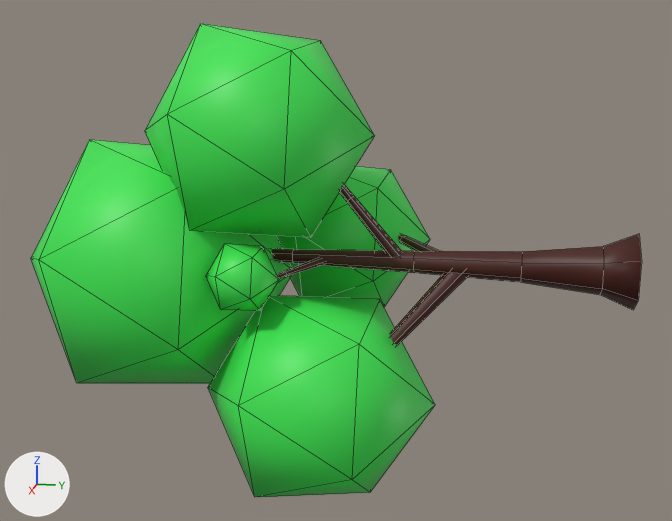
Two versions of the FBX model Learn-DOTS-City-Builder/Assets/3DModels/Trees/Tree_04.fbx, one commit apart.
Before and after are seen from a camera (50 mm lens) standing at (-2.168, -0.103, 0.206) and looking at (-3.02, -0.273, -0.007). Lighting does not change. The marker at lower left points along +X, +Y and +Z. The picture after the commit comes second. Mesh edges are drawn as thin lines. Where no turn or scale is listed for an object, it has been applied to the vertices.

Before the edit, the objects in view are built like this:
```python
me_cylinder_005 = bpy.data.meshes.new('Cylinder.005')
me_cylinder_005.from_pydata(...)  # 168 vertices, 184 faces; spans x -0.173..0.138, y -0.588..0.0, z -0.216..0.213
# faces by material slot: [84, 100]
me_cylinder_005.materials.append(mat_tronc)  # dark red #47160a
me_cylinder_005.materials.append(mat_leaves)  # green #3ee753
ob_tree_04 = bpy.data.objects.new('Tree_04', me_cylinder_005)
ob_tree_04.location = (-3.0, 0.0, 0.0)
```
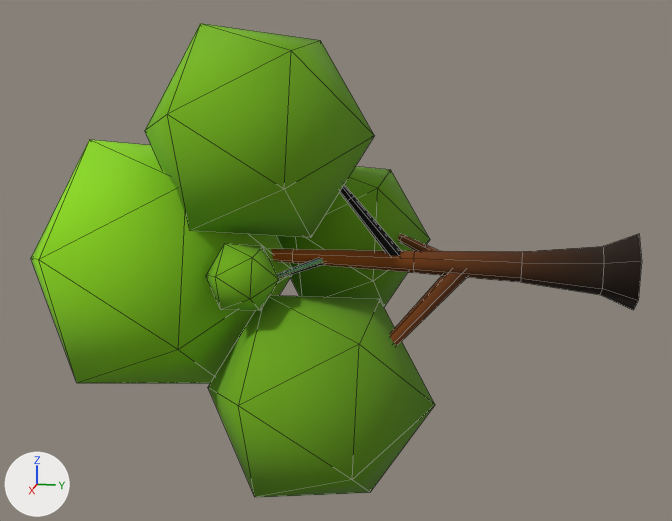
Location of each change, [x1, y1, x2, y2] in pixels of the pictures (672 x 521 px):
'Tree_04', recoloured, surface changed
    both: [31, 23, 642, 498]
part 1 of me_cylinder_005, recoloured
    both: [271, 184, 642, 345]
part 2 of me_cylinder_005, recoloured
    both: [31, 23, 435, 498]
part 3 of me_cylinder_005, surface changed
    both: [31, 23, 642, 498]

What changed in the scene script:
```text
Add img_masterpalette_png:
    img_masterpalette_png = load_image('MasterPalette.png', '../../Material/MasterPalette.png', 4096, 4096, 'sRGB')
Add mat_m_mastershader:
    mat_m_mastershader = principled_material('M_MasterShader')
    mat_m_mastershader.texture = img_masterpalette_png
    mat_m_mastershader.roughness = 1.0
Change me_cylinder_005:
    where me_cylinder_005.from_pydata(...)  # 168 vertices, 184 faces; spans x -0.173..0.138, y -0.588..0.0, z -0.216..0.213
    used by ob_tree_04; location = (-3.0, 0.0, 0.0)
    me_cylinder_005 part 1: all 84 faces that had it switch from mat_tronc (dark red #47160a) to mat_m_mastershader (picture img_masterpalette_png)
    me_cylinder_005 part 2: all 100 faces that had it switch from mat_leaves (green #3ee753) to mat_m_mastershader (picture img_masterpalette_png)
    me_cylinder_005 part 3: texture (UV) coordinates of 158 of 184 faces, centred in x -0.163..0.126, y -0.538..0.0, z -0.204..0.201, changed; they spanned u 0.0..1.0, v 0.0..1.0 and now span u 0.1..0.34, v 0.01..0.09
```
